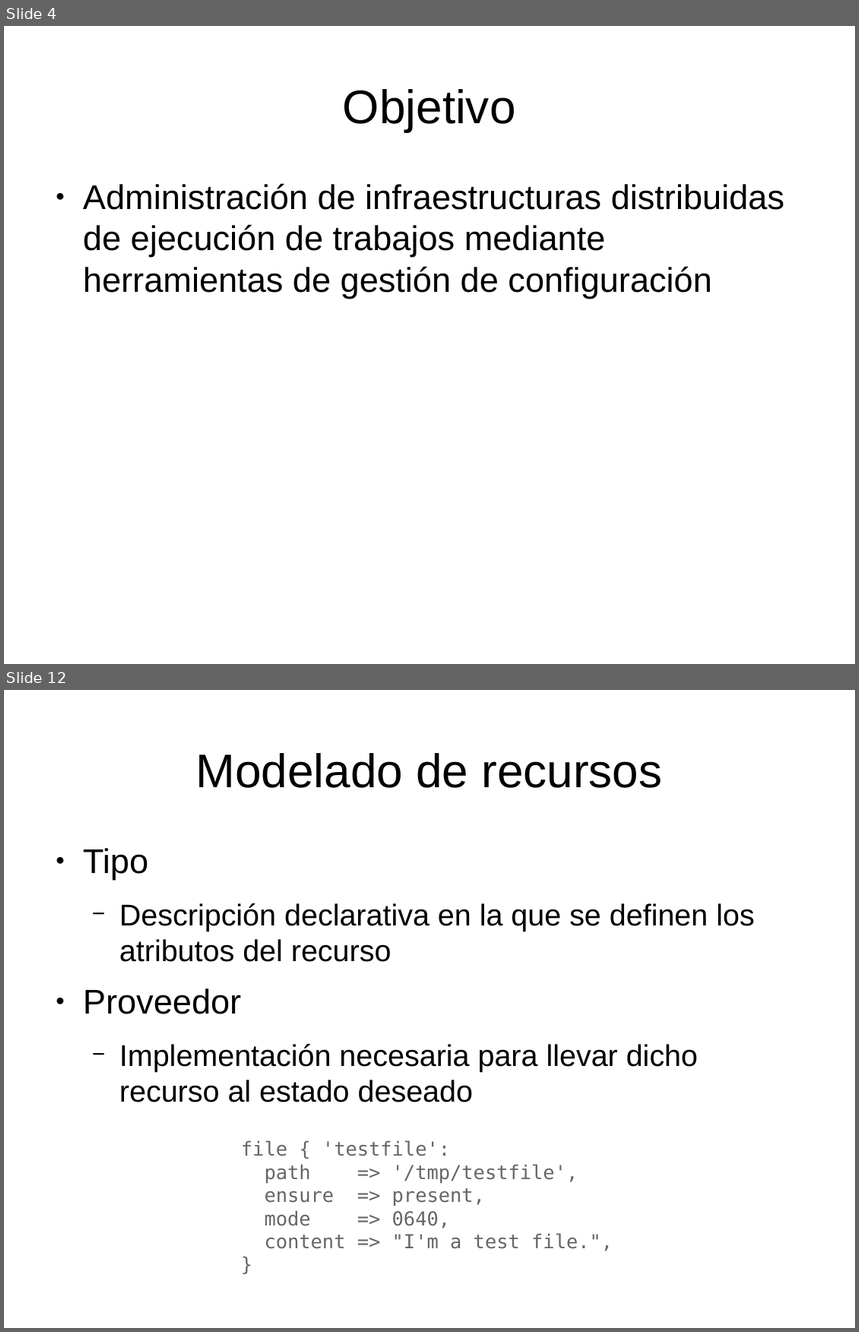
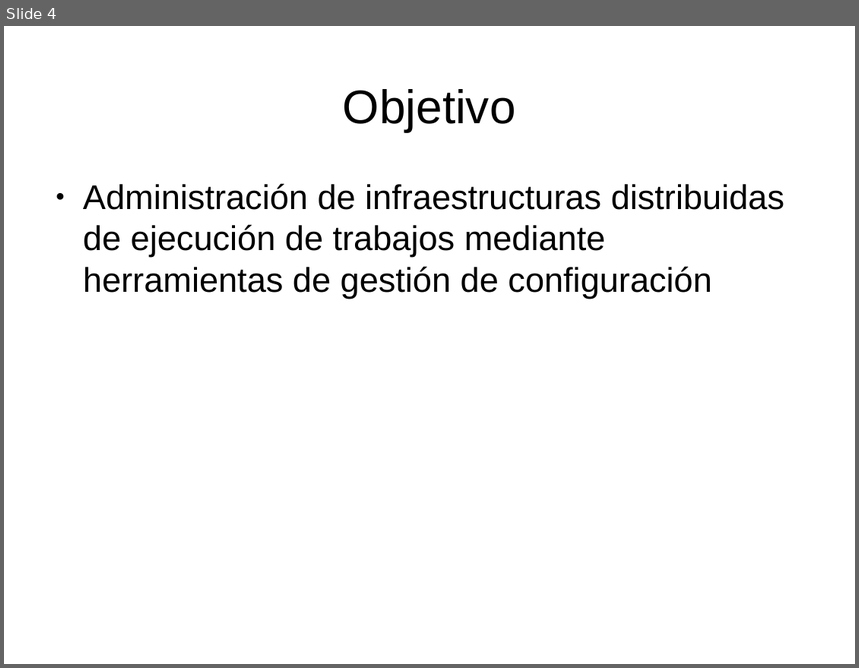
Before and after one commit to dcere/pfc, a slide deck: adm/presentacion/presentacion.odp. Shown one above the other, each under a label of ours: slides 4 and 12 before the commit, slide 4 after it; the slides between them are not shown. The pictures are 859x1332 and 859x668 pixels, drawn with LibreOffice and Linux fonts; fonts in the diff are those of the drawing. Boxes give left, top, right and bottom in pixels: in the first picture for what was removed or moved away, otherwise in the second. Text is boxed around its words. In the diff, an @@ line names an element or a change of style, - is before the commit and + after.

```diff
--- a/adm/presentacion/presentacion.odp
+++ b/adm/presentacion/presentacion.odp
@@ slide 12 removed at (4,690,855,1328), background #FFFFFF @@
@@ title removed at (196,753,662,788) @@
-Modelado de recursos
@@ text removed at (83,848,755,1103) @@
-● Tipo
-  − Descripción declarativa en la que se definen los atributos del recurso
-● Proveedor
-  − Implementación necesaria para llevar dicho recurso al estado deseado
@@ text removed at (241,1141,613,1252) @@
-file { 'testfile':
-path => '/tmp/testfile',
-ensure => present,
-mode => 0640,
-content => "I'm a test file.",
-}
```
Also in this commit, not shown: 8 slides changed, 7 slides added, 4 other slides removed, 1 other file.
